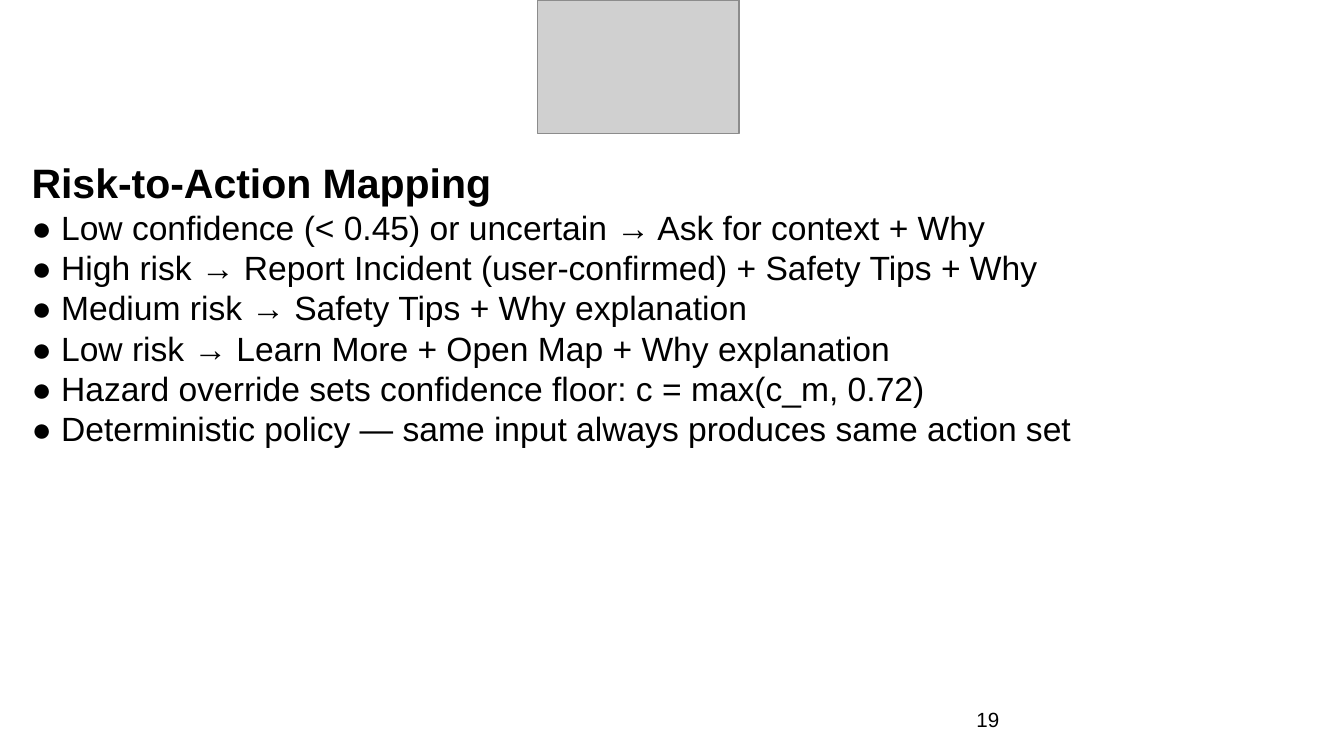
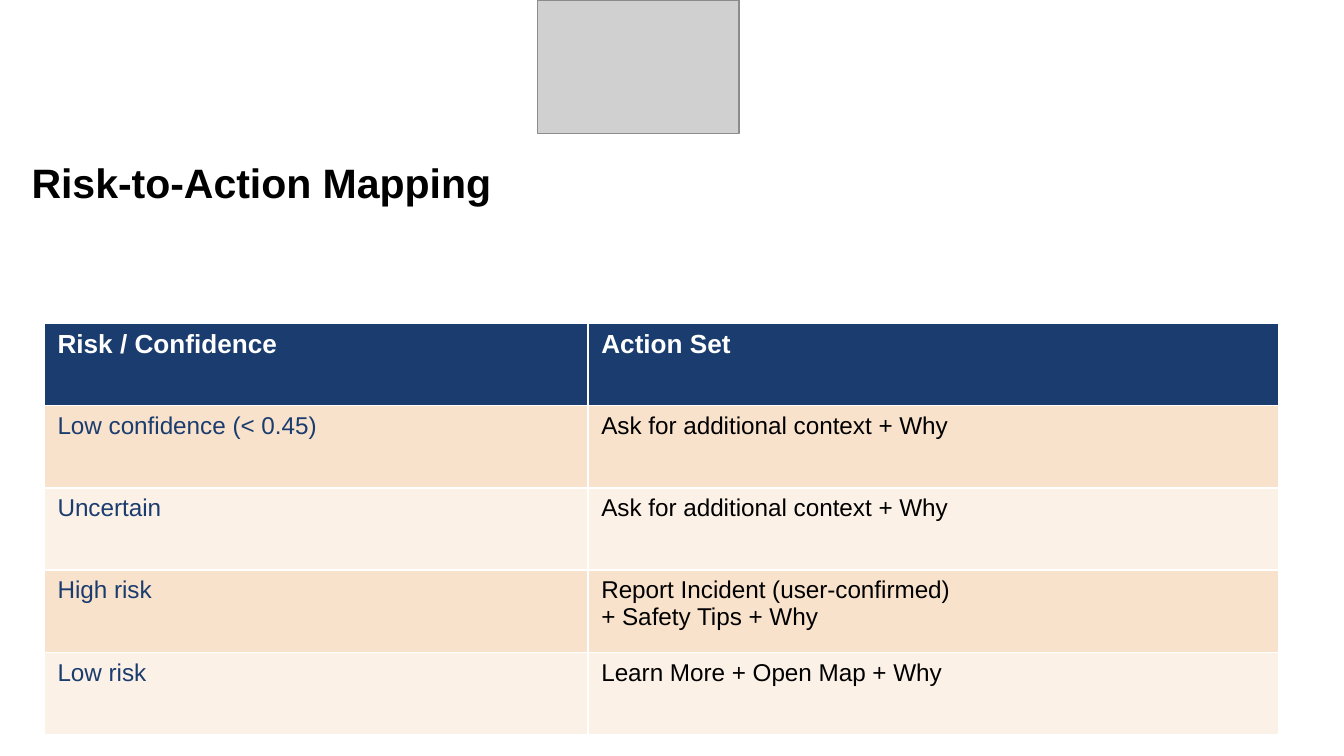
Before and after one commit to nibodhdaware/VisionGPT, a slide deck: slide 19 of paper/stage2_review3_updated.pptx. Drawn at 1344x756 pixels with LibreOffice and Linux fonts; fonts in the diff are those of the drawing; grey boxes stand for pictures. Boxes give left, top, right and bottom in pixels: in the first picture for what was removed or moved away, otherwise in the second. Text is boxed around its words. In the diff, an @@ line names an element or a change of style, - is before the commit and + after.

Commit message:
add proper PPTX tables for Risk-to-Action, Case Study, Hazard-Action, Confidence Bands, Quick Stats

```diff
--- a/paper/stage2_review3_updated.pptx
+++ b/paper/stage2_review3_updated.pptx
@@ text at [61, 215, 1071, 448]: paragraphs removed @@
-● Low confidence (< 0.45) or uncertain → Ask for context + Why
-● High risk → Report Incident (user-confirmed) + Safety Tips + Why
-● Medium risk → Safety Tips + Why explanation
-● Low risk → Learn More + Open Map + Why explanation
-● Hazard override sets confidence floor: c = max(c_m, 0.72)
-● Deterministic policy — same input always produces same action set
@@ table added at [44, 324, 1279, 735], 5 rows, 2 columns @@
+Risk / Confidence | Action Set
+Low confidence (< 0.45) | Ask for additional context + Why
+Uncertain | Ask for additional context + Why
+High risk | Report Incident (user-confirmed) + Safety Tips + Why
+Low risk | Learn More + Open Map + Why
@@ text removed at [976, 712, 999, 727] @@
-19
```
Also in this commit, not shown: 4 other slides changed.
